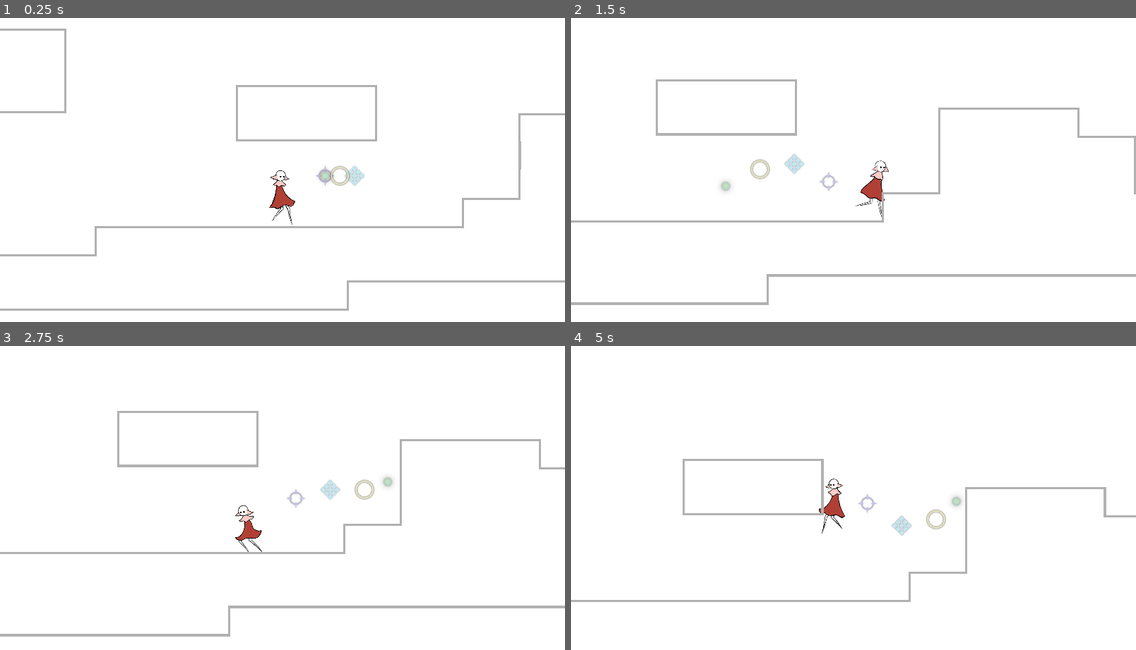
Above: before the commit, frames 1-4 (two rows, left to right).
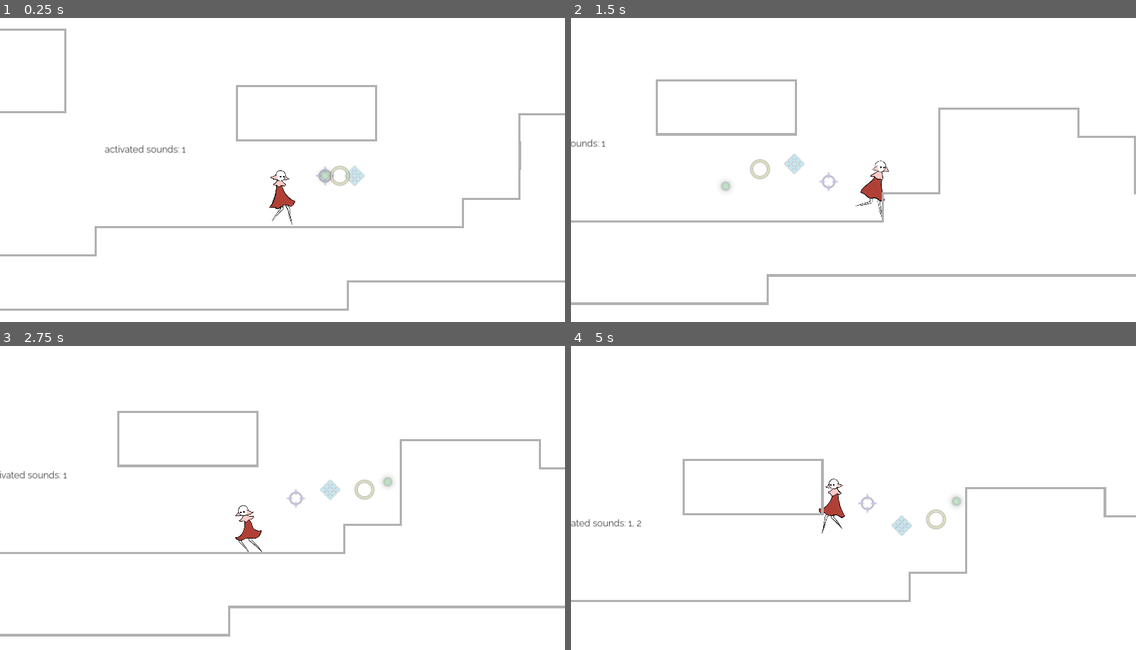
Above: after the commit, the same moments.

Repository: bucketfish/limerence
Game: Godot game, scene res://main.tscn
Same seed, same stepped clock (60 frames per second), same inputs: the game is played once before the commit and once after it.
Inputs:
- Up to frame 1 (0.25 s): no input
- Up to frame 2 (1.5 s): hold Right (right) from 0.53 s (still down); tap Z (jump) at 0.77 s
- Up to frame 3 (2.75 s): tap Z (jump) at 1.52 s; release Right (right) at 2.03 s; hold Left (left) from 2.03 s (still down)
- Up to frame 4 (5 s): release Left (left) at 2.78 s; hold Right (right) 2.78-4.28 s; tap Z (jump) at 3.02, 3.77, 4.52 s; tap T (debug, bound only after the commit) at 4.15 s; hold Left (left) from 4.28 s (still down)

The runs differ from the first frame. In frame 1, 0.2% of the frame differs, in the area x 18-33%, y 41-45%; in frame 2, less than 0.1%; in frame 3, 0.1%; in frame 4, 0.1%.

Commit message:
soundsgit add .

Diff:
--- /dev/null
+++ b/beatblock/beatblock.gd
@@ -0,0 +1,12 @@
+extends Node2D
+
+@export var num: int = 0
+
+# Called when the node enters the scene tree for the first time.
+func _ready():
+	pass # Replace with function body.
+
+
+# Called every frame. 'delta' is the elapsed time since the previous frame.
+func _process(delta):
+	pass
--- a/beatblock/beatblock.tscn
+++ b/beatblock/beatblock.tscn
@@ -1,21 +1,22 @@
-[gd_scene load_steps=2 format=3 uid="uid://j50xkqnovqmx"]
+[gd_scene load_steps=4 format=3 uid="uid://j50xkqnovqmx"]
+
+[ext_resource type="Script" path="res://beatblock/beatblock.gd" id="1_2so0v"]
+[ext_resource type="Texture2D" uid="uid://qp114s5cfih4" path="res://placeholder beatblock assets/magic_03.png" id="1_dvxqp"]
 
 [sub_resource type="CircleShape2D" id="CircleShape2D_svavw"]
 radius = 43.0116
 
 [node name="beatblock" type="Node2D"]
-position = Vector2(292, 652)
-
-[node name="sprite" type="ColorRect" parent="."]
-offset_left = -20.0
-offset_top = -20.0
-offset_right = 20.0
-offset_bottom = 20.0
-rotation = -0.785398
-pivot_offset = Vector2(20, 20)
-color = Color(0.700875, 0.6675, 0.89, 1)
+script = ExtResource("1_2so0v")
 
 [node name="Area2D" type="Area2D" parent="."]
 
 [node name="CollisionShape2D" type="CollisionShape2D" parent="Area2D"]
 shape = SubResource("CircleShape2D_svavw")
+
+[node name="anim" type="AnimationPlayer" parent="."]
+
+[node name="sprite" type="Sprite2D" parent="."]
+modulate = Color(0.77926, 0.7708, 0.94, 1)
+scale = Vector2(0.15, 0.15)
+texture = ExtResource("1_dvxqp")
--- /dev/null
+++ b/main.gd
@@ -0,0 +1,11 @@
+extends Node2D
+
+
+# Called when the node enters the scene tree for the first time.
+func _ready():
+	pass # Replace with function body.
+
+
+# Called every frame. 'delta' is the elapsed time since the previous frame.
+func _process(delta):
+	pass
--- a/main.tscn
+++ b/main.tscn
@@ -1,10 +1,39 @@
-[gd_scene load_steps=8 format=4 uid="uid://c43d45mtbhcwg"]
+[gd_scene load_steps=21 format=4 uid="uid://c43d45mtbhcwg"]
 
 [ext_resource type="PackedScene" uid="uid://by8bwxlppuhrm" path="res://player/player.tscn" id="1_bsvqs"]
+[ext_resource type="Script" path="res://main.gd" id="1_cjfnu"]
+[ext_resource type="AudioStream" uid="uid://jhg6oq3k3inb" path="res://audio/base.wav" id="2_oy6te"]
 [ext_resource type="Script" path="res://camera.gd" id="2_wths5"]
+[ext_resource type="AudioStream" uid="uid://cblqox58dbqjb" path="res://audio/bb1.wav" id="3_nkwog"]
 [ext_resource type="Texture2D" uid="uid://bdtryikkw50mr" path="res://world/tileset.png" id="3_t2rl5"]
+[ext_resource type="AudioStream" uid="uid://d2ykwag2pon3o" path="res://audio/bb2.wav" id="4_3llv2"]
 [ext_resource type="PackedScene" uid="uid://j50xkqnovqmx" path="res://beatblock/beatblock.tscn" id="4_dkene"]
 [ext_resource type="Script" path="res://music/music.gd" id="5_8qusr"]
+[ext_resource type="AudioStream" uid="uid://c6foyuwdh8ejp" path="res://audio/bb5.wav" id="5_bhkfr"]
+[ext_resource type="AudioStream" uid="uid://cncxfmjintsiq" path="res://audio/bb3.wav" id="5_f7tf0"]
+[ext_resource type="AudioStream" uid="uid://bqsy1unbmf1ev" path="res://audio/bb4.wav" id="6_42uep"]
+[ext_resource type="AudioStream" uid="uid://cgt4y72pdou10" path="res://audio/bb0.wav" id="6_rlj7h"]
+[ext_resource type="AudioStream" uid="uid://ce4gkklbcbo2f" path="res://audio/bb6.wav" id="8_dtqup"]
+[ext_resource type="FontFile" uid="uid://ddf13uofcvu1" path="res://Raleway.ttf" id="14_vady8"]
+
+[sub_resource type="AudioStreamSynchronized" id="AudioStreamSynchronized_kmwat"]
+stream_count = 8
+stream_0/stream = ExtResource("6_rlj7h")
+stream_0/volume = -60.0
+stream_1/stream = ExtResource("3_nkwog")
+stream_1/volume = 0.0
+stream_2/stream = ExtResource("4_3llv2")
+stream_2/volume = -60.0
+stream_3/stream = ExtResource("5_f7tf0")
+stream_3/volume = -60.0
+stream_4/stream = ExtResource("6_42uep")
+stream_4/volume = -60.0
+stream_5/stream = ExtResource("5_bhkfr")
+stream_5/volume = -60.0
+stream_6/stream = ExtResource("8_dtqup")
+stream_6/volume = -60.0
+stream_7/stream = ExtResource("2_oy6te")
+stream_7/volume = 0.0
 
 [sub_resource type="TileSetAtlasSource" id="TileSetAtlasSource_aw8un"]
 texture = ExtResource("3_t2rl5")
@@ -406,10 +435,27 @@
 terrain_set_0/terrain_0/color = Color(0.5, 0.34375, 0.25, 1)
 sources/0 = SubResource("TileSetAtlasSource_aw8un")
 
+[sub_resource type="FontVariation" id="FontVariation_tvt0r"]
+base_font = ExtResource("14_vady8")
+variation_opentype = {
+2003265652: 300
+}
+
+[sub_resource type="Theme" id="Theme_nabcw"]
+default_font = SubResource("FontVariation_tvt0r")
+Label/colors/font_color = Color(0, 0, 0, 1)
+Label/font_sizes/font_size = 32
+
 [node name="main" type="Node2D"]
+script = ExtResource("1_cjfnu")
 
 [node name="music" type="Node2D" parent="."]
 script = ExtResource("5_8qusr")
+
+[node name="synchronized" type="AudioStreamPlayer" parent="music"]
+stream = SubResource("AudioStreamSynchronized_kmwat")
+volume_db = -3.0
+autoplay = true
 
 [node name="player" parent="." instance=ExtResource("1_bsvqs")]
 position = Vector2(638, 590)
@@ -435,3 +481,11 @@
 
 [node name="beatblock" parent="." instance=ExtResource("4_dkene")]
 visible = false
+
+[node name="Label" type="Label" parent="."]
+offset_left = 34.0
+offset_top = 486.0
+offset_right = 150.0
+offset_bottom = 525.0
+theme = SubResource("Theme_nabcw")
+text = "test test"
--- a/music/music.gd
+++ b/music/music.gd
@@ -2,11 +2,40 @@
 
 # i think we will need quite a bit of music managing. hmmmm.
 
+@onready var sync: AudioStreamSynchronized = $synchronized.stream
+
+@onready var bb_test = preload("res://audio/bb3.wav")
+
+@onready var label = $"../Label"
+
+var debug_num = 0
 # Called when the node enters the scene tree for the first time.
 func _ready():
-	pass # Replace with function body.
+	label.text = "activated sounds: 1"
 
 
 # Called every frame. 'delta' is the elapsed time since the previous frame.
 func _process(delta):
 	pass
+
+func _input(event):
+	if Input.is_action_just_pressed("debug"):
+		if debug_num == 0:
+			sync.set_sync_stream_volume(2, 0)
+
+			label.text = "activated sounds: 1, 2"
+		elif debug_num == 1:
+			sync.set_sync_stream_volume(3, 0)
+
+			label.text = "activated sounds: 1, 2, 3"
+		elif debug_num == 2:
+			sync.set_sync_stream_volume(4, 0)
+
+			label.text = "activated sounds: 1, 2, 3, 4"
+		elif debug_num == 3:
+			sync.set_sync_stream_volume(6, 0)
+			sync.set_sync_stream_volume(2, -60)
+
+			label.text = "activated sounds: 1, 6, 3, 4"
+
+		debug_num += 1
--- a/project.godot
+++ b/project.godot
@@ -24,6 +24,12 @@
 window/size/viewport_width=1920
 window/size/viewport_height=1080
 window/stretch/mode="canvas_items"
+
+[editor]
+
+movie_writer/mjpeg_quality=0.5
+movie_writer/movie_file="/Users/tongyu/Desktop/test.avi"
+movie_writer/fps=30
 
 [input]
 
@@ -62,6 +68,11 @@
 "events": [Object(InputEventKey,"resource_local_to_scene":false,"resource_name":"","device":-1,"window_id":0,"alt_press …(192 unchanged characters)…
 ]
 }
+debug={
+"deadzone": 0.5,
+"events": [Object(InputEventKey,"resource_local_to_scene":false,"resource_name":"","device":-1,"window_id":0,"alt_pressed":false,"shift_pressed":false,"ctrl_pressed":false,"meta_pressed":false,"pressed":false,"keycode":0,"physical_keycode":84,"key_label":0,"unicode":116,"location":0,"echo":false,"script":null)
+]
+}
 
 [rendering]
 
Binary file added: Raleway.ttf
Not shown, added: Raleway.ttf.import
Not shown, added: audio/base.wav.import
Not shown, added: audio/bb0.wav.import
Not shown, added: audio/bb1.wav.import
Not shown, added: audio/bb2.wav.import
Not shown, added: audio/bb3.wav.import
Not shown, added: audio/bb4.wav.import
Not shown, added: audio/bb5.wav.import
Not shown, added: audio/bb6.wav.import
Not shown, added: audio/base.wav
Not shown, added: audio/bb0.wav
(and 6 more such lines)
